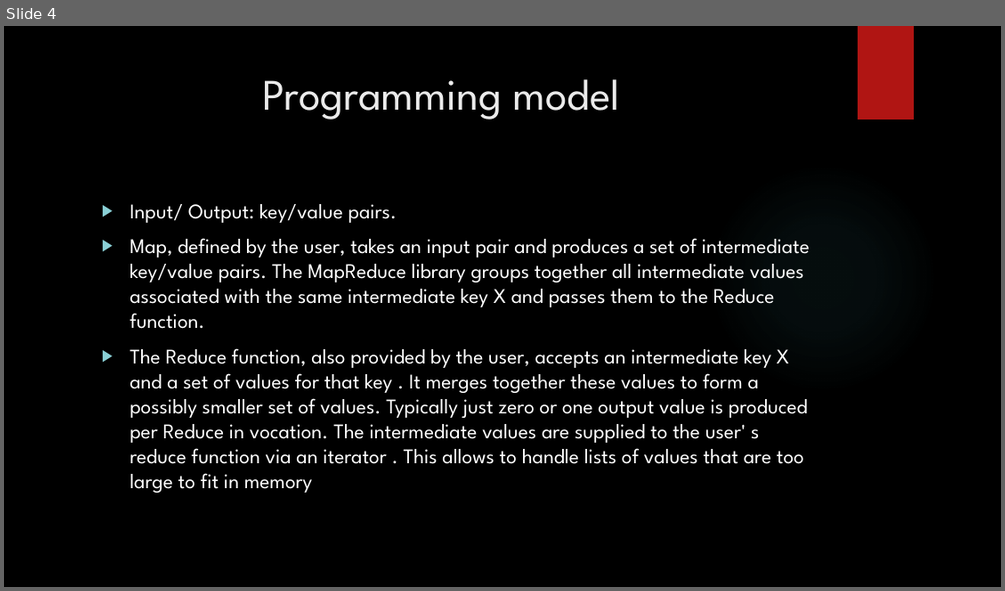
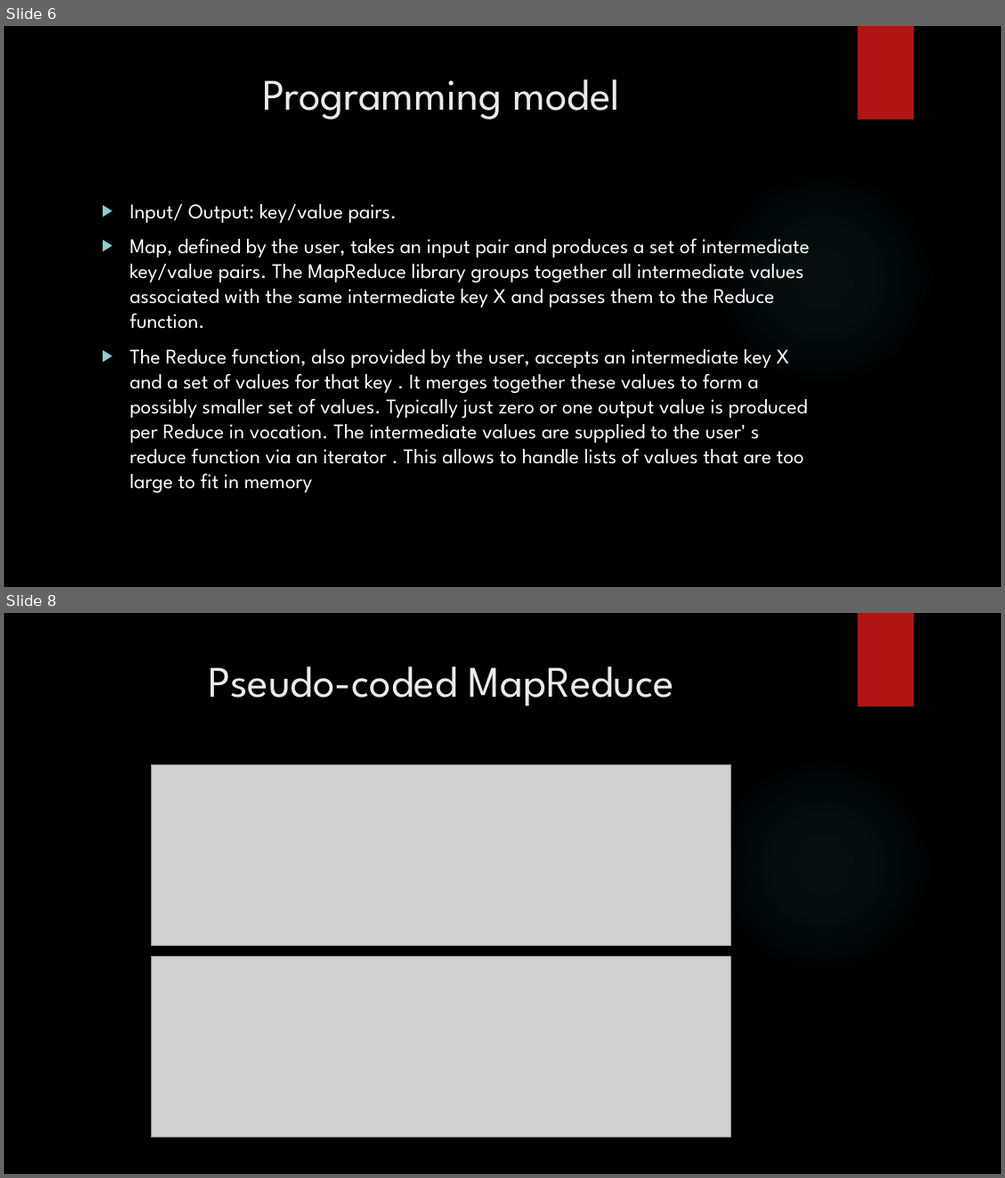
Before and after one commit to Mouzician/ESOF, a slide deck: PPTESOF.pptx. Shown one above the other, each under a label of ours: slide 4 before the commit, slides 6 and 8 after it; the slides between them are not shown. The pictures are 1005x591 and 1005x1178 pixels, drawn with LibreOffice and Linux fonts; fonts in the diff are those of the drawing; grey boxes stand for pictures; background and template pictures are left out. Boxes give left, top, right and bottom in pixels: in the first picture for what was removed or moved away, otherwise in the second. Text is boxed around its words. In the diff, an @@ line names an element or a change of style, - is before the commit and + after.

```diff
--- a/PPTESOF.pptx
+++ b/PPTESOF.pptx
@@ slide 8 added at box(4, 613, 1001, 1174), background picture (left out); not listed: 2 template elements that a slide beside it also shows @@
@@ title added at box(208, 666, 675, 706), 42 pt, text #EBEBEB @@
+Pseudo-coded MapReduce
@@ picture added at box(152, 765, 731, 946) @@
@@ picture added at box(152, 957, 731, 1136) @@
@@ what was slide 4 is now slide 6 @@
```
Also in this commit, not shown: 2 slides changed, 3 other slides added, 1 slide removed, 9 other files.
